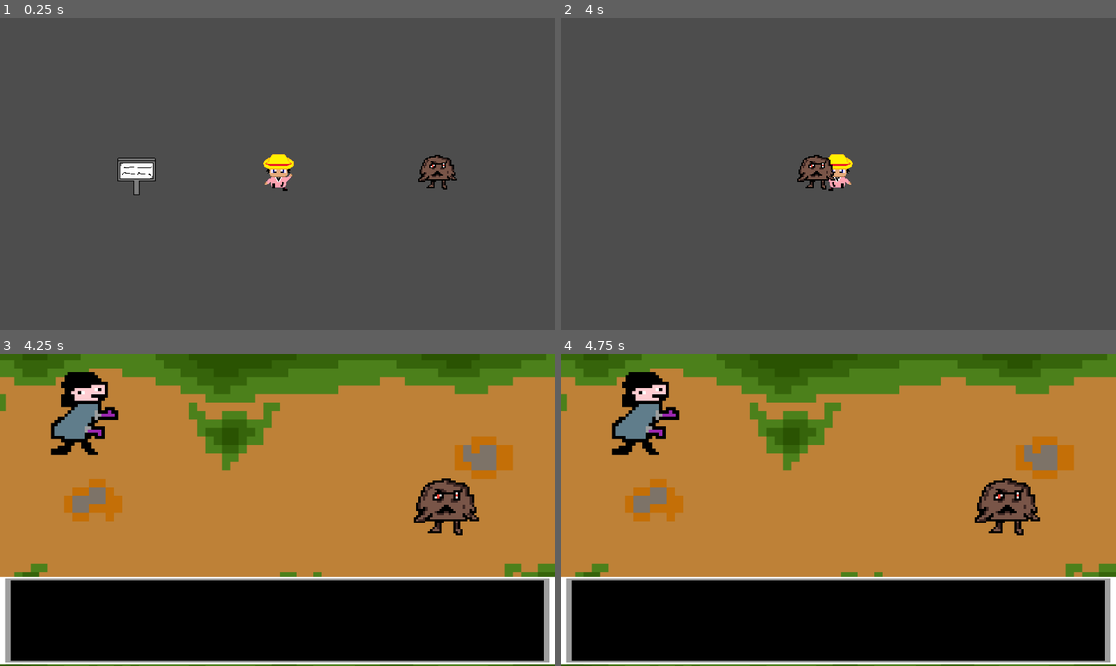
Above: before the commit, frames 1-4 (two rows, left to right).
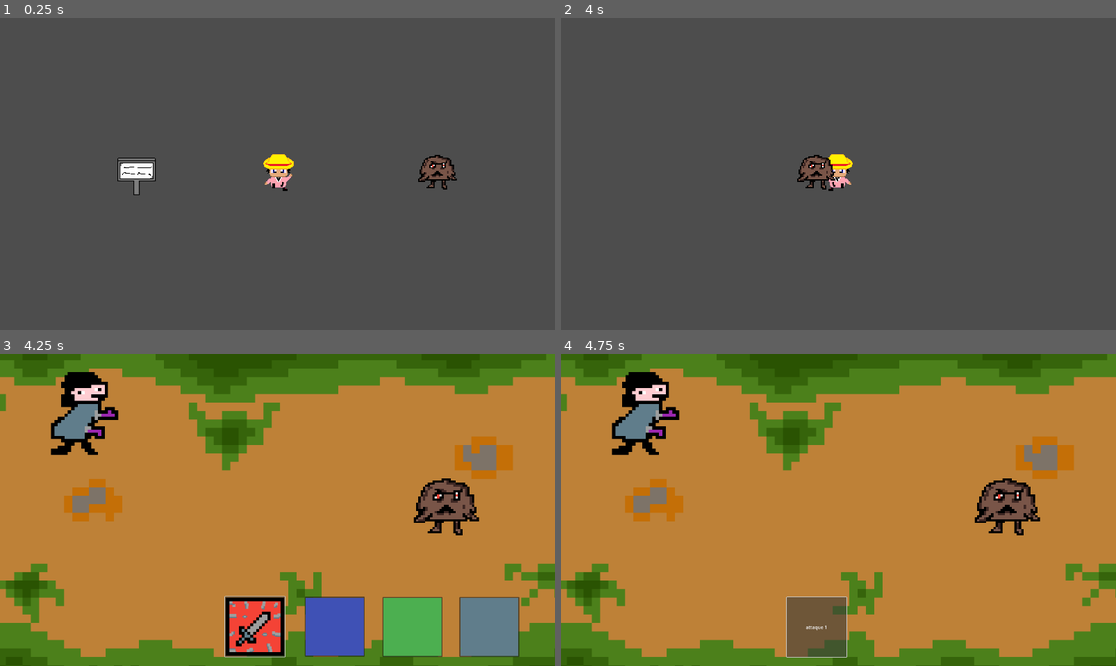
Above: after the commit, the same moments.

Repository: Poridaby/Pori-The-Game
Game: Godot game, scene res://scenes/décor_explo/Inser_ellenon.tscn
Two runs of this game, one before a commit and one after it. Both use one fixed random seed, a clock stepped at 60 frames per second and the inputs below.
Inputs (mouse positions are in pixels of both pictures, inside the frame that each line leads up to):
- Up to frame 1 (0.25 s): no input
- Up to frame 2 (4 s): tap Enter at 0.5 s; hold D (move_right) 0.53-1.28 s; tap Space (interact) every 0.75 s from 0.6 to 3.6 s; hold S (move_down) 1.28-2.03 s; hold D (move_right) 2.03-2.78 s; hold W (move_up) 2.78-3.53 s; hold A (move_left) from 3.53 s (still down)
- Up to frame 3 (4.25 s): keep holding A (move_left)
- Up to frame 4 (4.75 s): release A (move_left) at 4.25 s; click (816, 625) at 4.27 s

Frames 1-2 are identical in both runs. In frame 3, 28% of the frame differs, in the area x 0-100%, y 71-100%; in frame 4, 28%.

Commit message:
systeme de combat naissance hud

Diff:
--- a/pori-the-game/project.godot
+++ b/pori-the-game/project.godot
@@ -71,18 +71,3 @@
 , Object(InputEventJoypadButton,"resource_local_to_scene":false,"resource_name":"","device":-1,"button_index":0,"pressure":0.0,"pressed":false,"script":null)
 ]
 }
-action_fight={
-"deadzone": 0.2,
-"events": [Object(InputEventKey,"resource_local_to_scene":false,"resource_name":"","device":-1,"window_id":0,"alt_pressed":false,"shift_pressed":false,"ctrl_pressed":false,"meta_pressed":false,"pressed":false,"keycode":0,"physical_keycode":81,"key_label":0,"unicode":97,"location":0,"echo":false,"script":null)
-]
-}
-action_heal={
-"deadzone": 0.2,
-"events": [Object(InputEventKey,"resource_local_to_scene":false,"resource_name":"","device":-1,"window_id":0,"alt_pressed":false,"shift_pressed":false,"ctrl_pressed":false,"meta_pressed":false,"pressed":false,"keycode":0,"physical_keycode":87,"key_label":0,"unicode":122,"location":0,"echo":false,"script":null)
-]
-}
-action_run={
-"deadzone": 0.2,
-"events": [Object(InputEventKey,"resource_local_to_scene":false,"resource_name":"","device":-1,"window_id":0,"alt_pressed":false,"shift_pressed":false,"ctrl_pressed":false,"meta_pressed":false,"pressed":false,"keycode":0,"physical_keycode":69,"key_label":0,"unicode":101,"location":0,"echo":false,"script":null)
-]
-}
--- a/pori-the-game/scenes/décor_fight/combat.tscn
+++ b/pori-the-game/scenes/décor_fight/combat.tscn
@@ -1,11 +1,14 @@
-[gd_scene load_steps=7 format=3 uid="uid://dm6g17dqct7ip"]
+[gd_scene load_steps=10 format=3 uid="uid://dm6g17dqct7ip"]
 
 [ext_resource type="Script" uid="uid://bxx5v3pniow3e" path="res://script/combat_script/combat.gd" id="1_y7dlq"]
 [ext_resource type="Texture2D" uid="uid://du66nyjjny5ve" path="res://objet/New_Piskel.png" id="2_ltln3"]
 [ext_resource type="Script" uid="uid://dgv8bxgitmt86" path="res://script/combat_script/controle.gd" id="3_j4a54"]
-[ext_resource type="Texture2D" uid="uid://cohebqbv2wfc4" path="res://objet/boite de dialogue.png" id="4_ekc3o"]
+[ext_resource type="Texture2D" uid="uid://yuxbi15fm8p7" path="res://objet/boutton_attack.png" id="4_ekc3o"]
+[ext_resource type="Texture2D" uid="uid://bt1rqnuq61f74" path="res://objet/boutton_special.png" id="5_aoix4"]
 [ext_resource type="PackedScene" uid="uid://dl5i0k5vgw0eb" path="res://scenes/enemy_fight/Enemy_fight.tscn" id="5_ynyq5"]
 [ext_resource type="PackedScene" uid="uid://dfnxr7dtt2abm" path="res://scenes/Perso_fight/Tonar_fight.tscn" id="6_aoix4"]
+[ext_resource type="Texture2D" uid="uid://cw6g5pykob157" path="res://objet/boutton_soin.png" id="6_xgstd"]
+[ext_resource type="Texture2D" uid="uid://cc48d0i2i47uo" path="res://objet/boutton_fuir.png" id="7_n0ibx"]
 
 [node name="Combat" type="Node2D"]
 script = ExtResource("1_y7dlq")
@@ -20,16 +23,67 @@
 anchors_preset = 0
 offset_left = 98.0
 offset_top = -81.0
-offset_right = 138.0
-offset_bottom = -41.0
+offset_right = 129.0
+offset_bottom = -63.0
 script = ExtResource("3_j4a54")
 
-[node name="BoiteDeDialogue" type="Sprite2D" parent="."]
-texture_filter = 1
-position = Vector2(958.99994, 869.99994)
-scale = Vector2(19.210001, 6.1875)
-texture = ExtResource("4_ekc3o")
+[node name="attack" type="Button" parent="HUD"]
+layout_mode = 0
+offset_left = 680.0
+offset_top = 921.0
+offset_right = 888.0
+offset_bottom = 1129.0
+action_mode = 0
+icon = ExtResource("4_ekc3o")
+icon_alignment = 1
 
-[node name="Tonar" parent="." instance=ExtResource("6_aoix4")]
+[node name="Special" type="Button" parent="HUD"]
+layout_mode = 0
+offset_left = 956.0
+offset_top = 921.0
+offset_right = 1164.0
+offset_bottom = 1129.0
+icon = ExtResource("5_aoix4")
+
+[node name="Health" type="Button" parent="HUD"]
+layout_mode = 0
+offset_left = 1225.0
+offset_top = 922.0
+offset_right = 1433.0
+offset_bottom = 1130.0
+icon = ExtResource("6_xgstd")
+
+[node name="Run" type="Button" parent="HUD"]
+layout_mode = 0
+offset_left = 1491.0
+offset_top = 922.0
+offset_right = 1699.0
+offset_bottom = 1130.0
+button_mask = 0
+icon = ExtResource("7_n0ibx")
+
+[node name="submenu" type="Control" parent="."]
+layout_mode = 3
+offset_left = 724.0
+offset_top = -121.0
+offset_right = 801.0
+offset_bottom = -72.0
+
+[node name="attack_1" type="Button" parent="submenu"]
+layout_mode = 0
+offset_left = 57.0
+offset_top = 963.0
+offset_right = 264.0
+offset_bottom = 1170.0
+text = "attaque 1"
+
+[node name="Tonar" parent="submenu" instance=ExtResource("6_aoix4")]
+position = Vector2(-443, 294)
 
 [node name="Enemy" parent="." instance=ExtResource("5_ynyq5")]
+
+[connection signal="pressed" from="HUD/attack" to="HUD" method="_on_attack_pressed"]
+[connection signal="pressed" from="HUD/Special" to="HUD" method="_on_special_pressed"]
+[connection signal="pressed" from="HUD/Health" to="HUD" method="_on_health_pressed"]
+[connection signal="pressed" from="HUD/Run" to="HUD" method="_on_run_pressed"]
+[connection signal="pressed" from="submenu/attack_1" to="HUD" method="_on_attack_1_pressed"]
--- a/pori-the-game/script/combat_script/combat.gd
+++ b/pori-the-game/script/combat_script/combat.gd
@@ -1,20 +1,27 @@
 extends Node2D
 
 @onready var hud = $HUD
+@onready var sub = $submenu
 
 func turn_player():
+	# Rend visible l'HUD et lance la fonction de sélection d'action
+	hud.visible = true
+	sub.visible = false
 	hud.select_action_player()
 
 func turn_enemy():
+	# Rend invisible l'HUD et lance la fonction d'action de l'ennemi
+	hud.visible = false
 	hud.select_action_enemy()
 
 func _ready():
+	hud.visible = false
 	var tonar_scene = preload("res://scenes/Perso_fight/Tonar_fight.tscn")
 	var tonar_instance = tonar_scene.instantiate()
 	var enemy_scene = preload("res://scenes/enemy_fight/Enemy_fight.tscn")
 	var enemy_instance = enemy_scene.instantiate()
 
-	# + l'instance au tree (par exemple à Combat)
+	# Intance les scenes au tree
 	add_child(tonar_instance)
 	add_child(enemy_instance)
 
--- a/pori-the-game/script/combat_script/controle.gd
+++ b/pori-the-game/script/combat_script/controle.gd
@@ -1,7 +1,29 @@
 extends Control
 
+@onready var b_attack = $attack
+@onready var attack_select = $"../submenu/attack_1"
+@onready var hud_node = get_node("/root/Combat")
+
 func select_action_player():
-	print("choisi ton action fdp")
+	# permet de naviguer entre les différentes actions
+	b_attack.grab_focus()
+
+func _on_attack_pressed():
+	hud_node.hud.visible = false
+	hud_node.sub.visible = true
+	attack_select.grab_focus()
+
+func _on_attack_1_pressed():
+	print("OOOUUUUUHHH ça doit faire mal")
+
+func _on_special_pressed():
+	print("choisi ton attaque spécial fdp")
+
+func _on_health_pressed():
+	print("choisi ton objet fdp")
+
+func _on_run_pressed():
+	print("BAAAHHH LE NULOS IL FUIT")
 
 func select_action_enemy():
 	print("l'aléatoire fera les choses")
Binary file added: pori-the-game/objet/boutton_attack.png
Not shown, added: pori-the-game/objet/boutton_attack.png.import
Binary file added: pori-the-game/objet/boutton_fuir.png
Not shown, added: pori-the-game/objet/boutton_fuir.png.import
Binary file added: pori-the-game/objet/boutton_soin.png
Not shown, added: pori-the-game/objet/boutton_soin.png.import
Binary file added: pori-the-game/objet/boutton_special.png
Not shown, added: pori-the-game/objet/boutton_special.png.import
